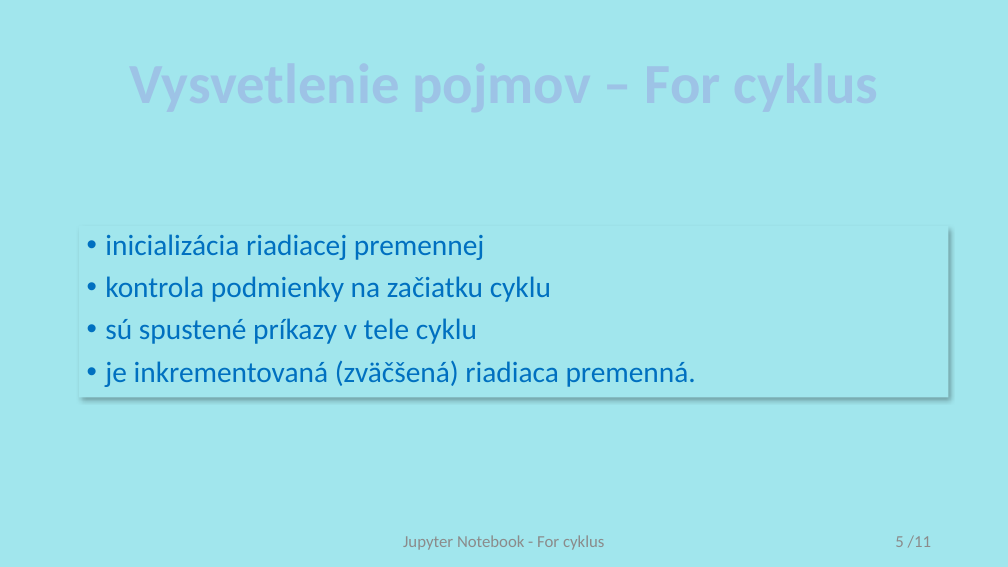
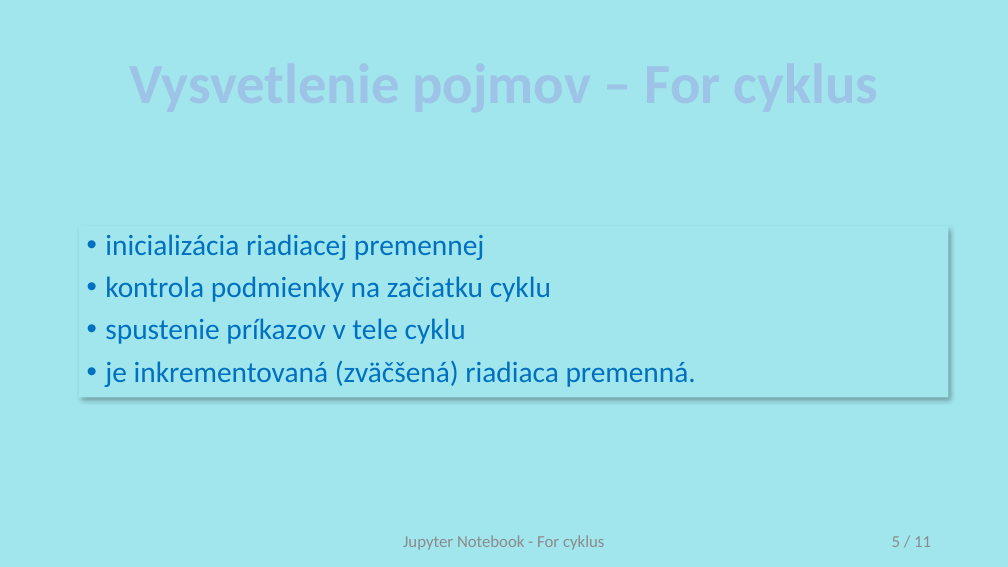
Before and after one commit to xcerni13/diplomova-praca, a slide deck: slide 5 of Prezentacie/6. For cyklus.pptx. Drawn at 1008x567 pixels with LibreOffice and Linux fonts; fonts in the diff are those of the drawing. Boxes give left, top, right and bottom in pixels: in the first picture for what was removed or moved away, otherwise in the second. Text is boxed around its words. In the diff, an @@ line names an element or a change of style, - is before the commit and + after.

```diff
--- a/Prezentacie/6. For cyklus.pptx
+++ b/Prezentacie/6. For cyklus.pptx
@@ text at [105,318,466,344]: text changed @@
-• sú spustené príkazy v tele cyklu
+• spustenie príkazov v tele cyklu
@@ page number at [892,536,931,547]: spaces changed @@
-5 /11
+5 / 11
```
Also in this commit, not shown: 5 other slides changed, 9 other files.
